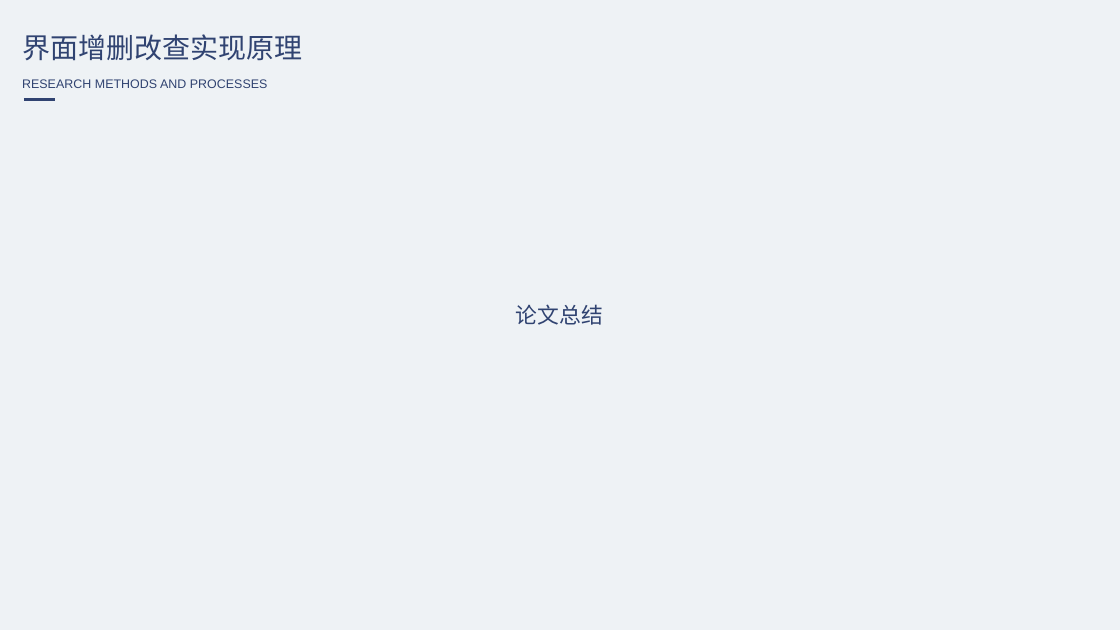
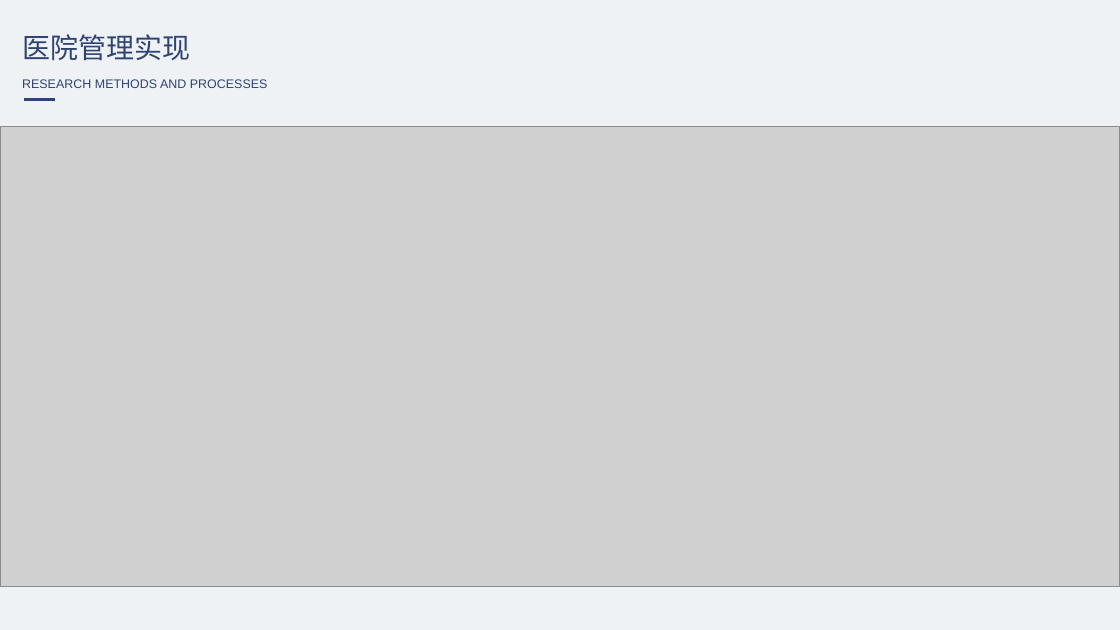
Before and after one commit to liangwei0101/physical-Examination-H5, a slide deck: slide 13 of 毕业设计.pptx (slide 9 before the commit). Drawn at 1120x630 pixels with LibreOffice and Linux fonts; fonts in the diff are those of the drawing; grey boxes stand for pictures. Boxes give left, top, right and bottom in pixels: in the first picture for what was removed or moved away, otherwise in the second. Text is boxed around its words. In the diff, an @@ line names an element or a change of style, - is before the commit and + after.

```diff
--- a/毕业设计.pptx
+++ b/毕业设计.pptx
@@ text at (22,34,190,61): text changed @@
-界面增删改查实现原理
+医院管理实现
@@ picture added at (0,127,1120,586) @@
@@ text removed at (516,304,603,325) @@
-论文总结
```
Also in this commit, not shown: 2 other slides changed, 6 slides added, 2 slides removed.
